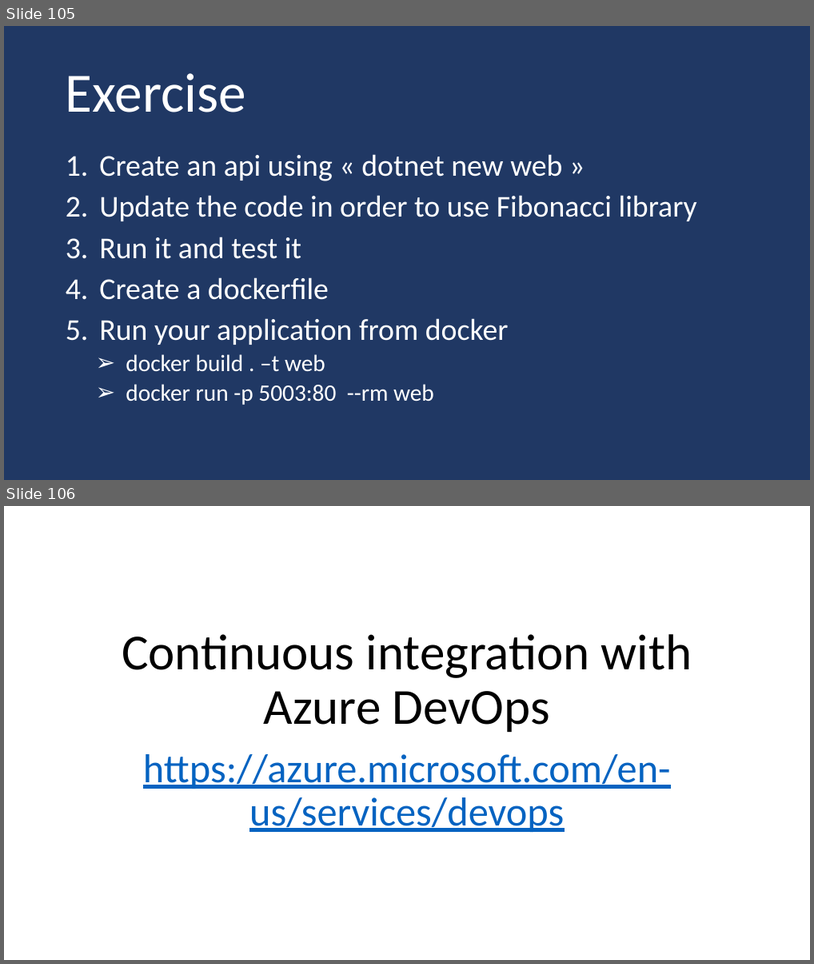
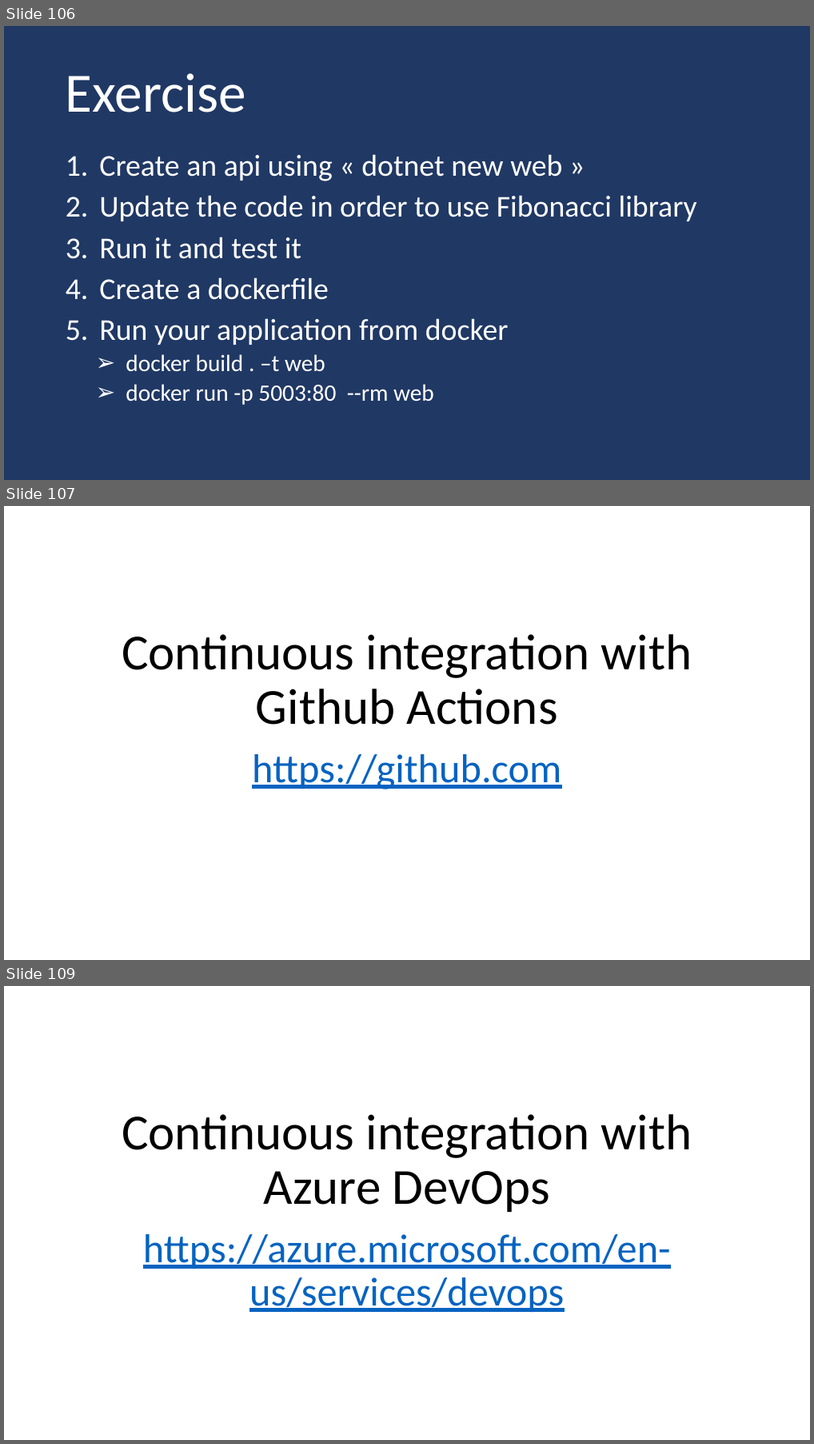
Before and after one commit to guillaume-chervet/course.dotnet, a slide deck: documentations/dotnet6.pptx. Shown one above the other, each under a label of ours: slides 105 and 106 before the commit, slides 106, 107 and 109 after it; the slides between them are not shown. The pictures are 814x964 and 814x1444 pixels, drawn with LibreOffice and Linux fonts; fonts in the diff are those of the drawing. Boxes give left, top, right and bottom in pixels: in the first picture for what was removed or moved away, otherwise in the second. Text is boxed around its words. In the diff, an @@ line names an element or a change of style, - is before the commit and + after.

```diff
--- a/documentations/dotnet6.pptx
+++ b/documentations/dotnet6.pptx
@@ slide 107 added at bbox=[4, 506, 810, 960], background #FFFFFF @@
@@ title added at bbox=[122, 634, 693, 724], 60 pt, text #000000 @@
+Continuous integration with Github Actions
@@ subtitle added at bbox=[252, 754, 562, 789], 48 pt, text #0563C1, underline @@
+https://github.com
@@ what was slide 105 is now slide 106 @@
@@ what was slide 106 is now slide 109 @@
```
Also in this commit, not shown: 3 slides changed, 2 other slides added.
